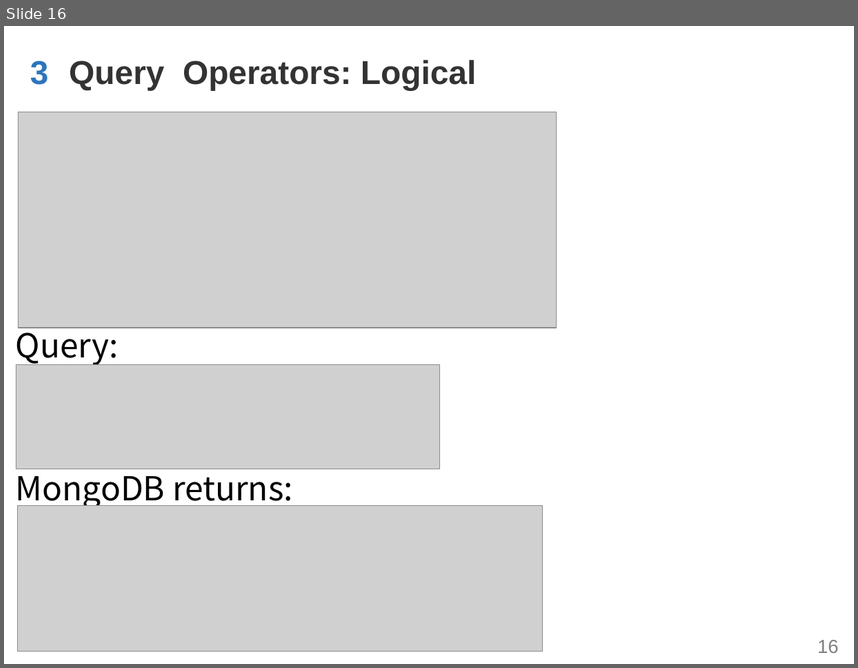
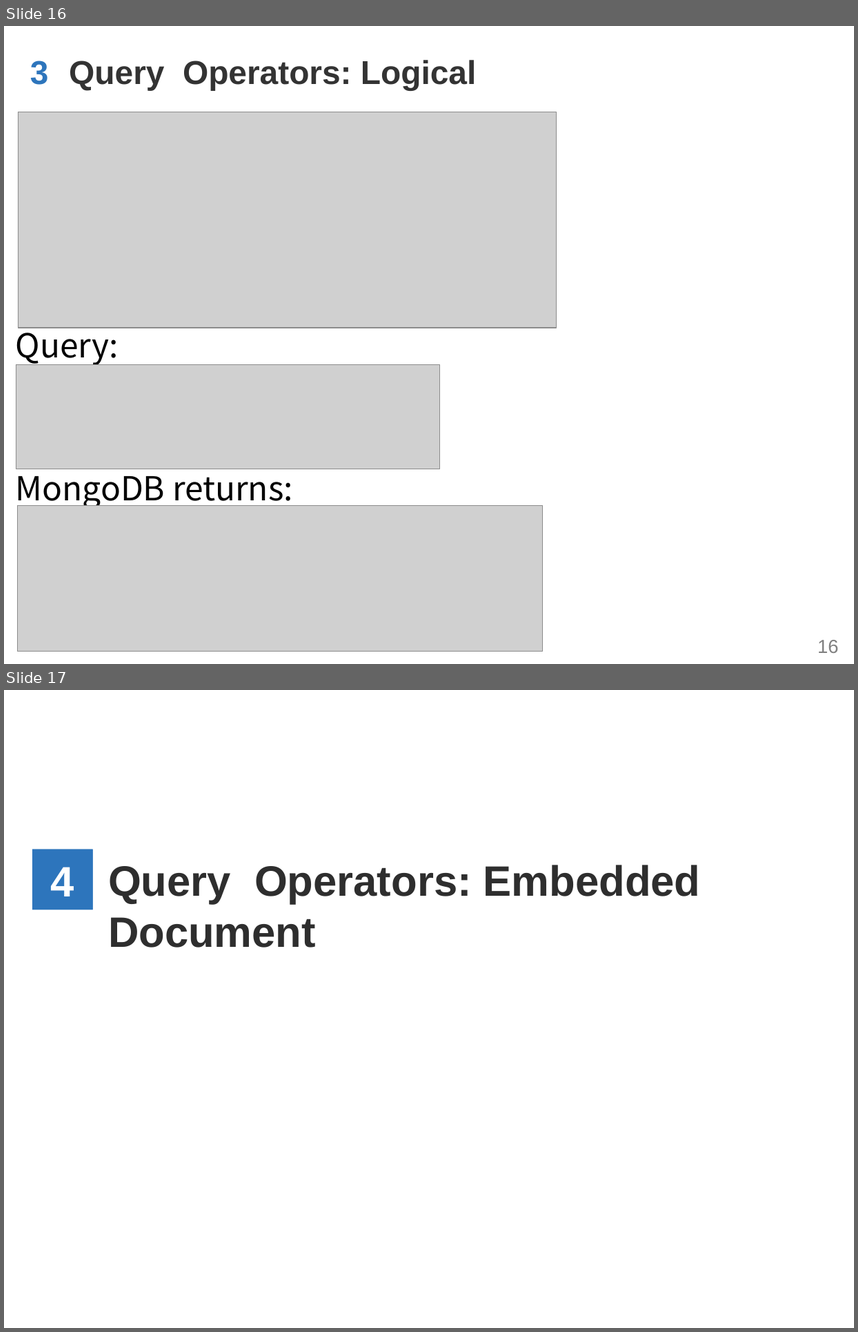
Before and after one commit to WenhaoXu/full-stack-web-course, a slide deck: db/mongodb/2017/materials/MongoDB_CH2(2)_Query.pptx. Shown one above the other, each under a label of ours: slide 16 before the commit, slides 16 and 17 after it. The pictures are 858x668 and 858x1332 pixels, drawn with LibreOffice and Linux fonts; fonts in the diff are those of the drawing; grey boxes stand for pictures; background and template pictures are left out. Boxes give left, top, right and bottom in pixels: in the first picture for what was removed or moved away, otherwise in the second. Text is boxed around its words. In the diff, an @@ line names an element or a change of style, - is before the commit and + after.

Commit message:
[db] add embedded query op

```diff
--- a/db/mongodb/2017/materials/MongoDB_CH2(2)_Query.pptx
+++ b/db/mongodb/2017/materials/MongoDB_CH2(2)_Query.pptx
@@ slide 17 added at (x1=4, y1=690, x2=854, y2=1328), background #FFFFFF; not listed: 1 template element that a slide beside it also shows @@
@@ text added at (x1=32, y1=849, x2=92, y2=909), fill #2D75BC, 36 pt, text #FFFFFF, bold @@
+4
@@ text added at (x1=108, y1=865, x2=701, y2=947), 36 pt, text #2E2E2E, bold @@
+Query Operators: Embedded Document
```
Also in this commit, not shown: 4 other slides added, 1 other file.
